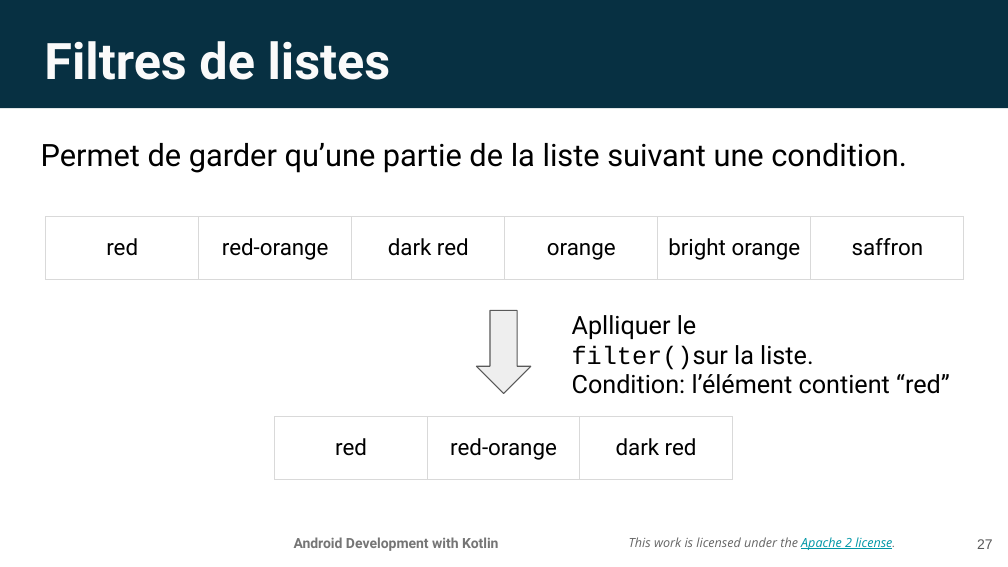
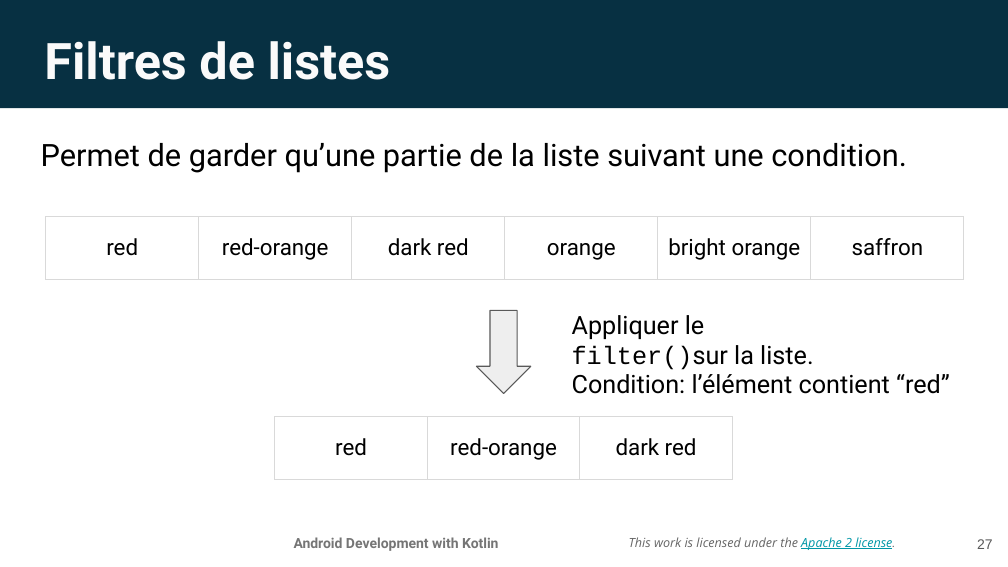
Before and after one commit to Josstoh/res508-qualite-dev-android, a slide deck: slide 27 of cours/Qualité dev Android - 1 - Kotlin 2 - Fonctions.pptx. Drawn at 1008x567 pixels with LibreOffice and Linux fonts; fonts in the diff are those of the drawing; background and template pictures are left out. Boxes give left, top, right and bottom in pixels: in the first picture for what was removed or moved away, otherwise in the second. Text is boxed around its words. In the diff, an @@ line names an element or a change of style, - is before the commit and + after.

```diff
--- a/cours/Qualité dev Android - 1 - Kotlin 2 - Fonctions.pptx
+++ b/cours/Qualité dev Android - 1 - Kotlin 2 - Fonctions.pptx
@@ text at (572, 315, 813, 370): text changed @@
-Aplliquer le filter()sur la liste.
+Appliquer le filter()sur la liste.
```
Also in this commit, not shown: 1 other file.
